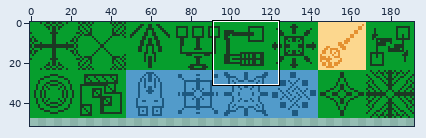
Two versions of one sprite sheet, public/images/game/td/towers.png. Above: a wide view before the commit, with the close-up outlined.
Close-up. Before the edit:
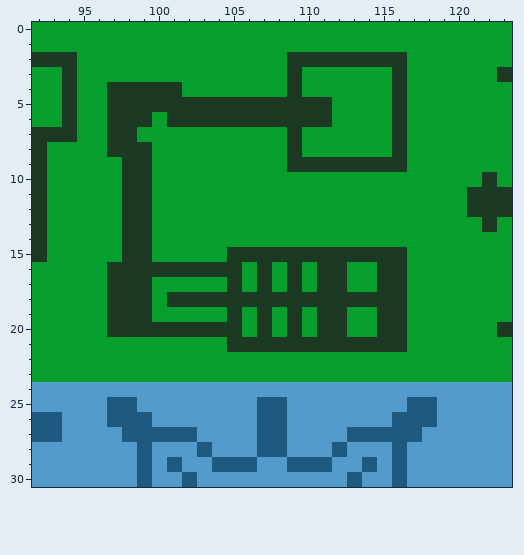
The file is 192x72 pixels. Shown: x 92..123, y 0..30. The wide view leaves out empty margins.
After:
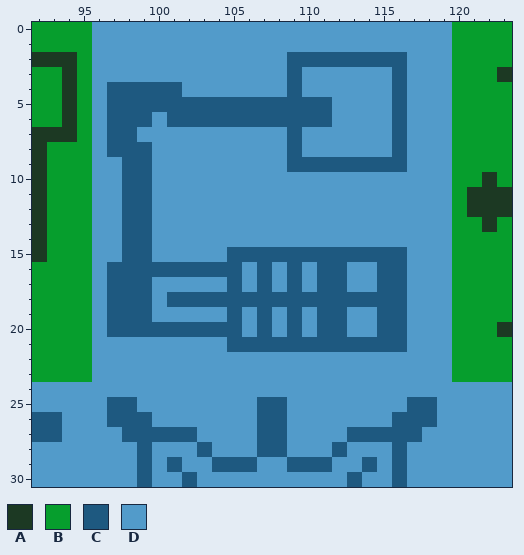
Palette (. is transparent): A #1c3923  B #069e2d  C #1e5980  D #529bca
Change:
@@ x 92..123 @@
- 0 BBBBBBBBBBBBBBBBBBBBBBBBBBBBBBBB
- 1 BBBBBBBBBBBBBBBBBBBBBBBBBBBBBBBB
- 2 AAABBBBBBBBBBBBBBAAAAAAAABBBBBBB
- 3 BBABBBBBBBBBBBBBBABBBBBBABBBBBBA
- 4 BBABBAAAAABBBBBBBABBBBBBABBBBBBB
- 5 BBABBAAAAAAAAAAAAAAABBBBABBBBBBB
- 6 BBABBAAABAAAAAAAAAAABBBBABBBBBBB
- 7 AAABBAABBBBBBBBBBABBBBBBABBBBBBB
- 8 ABBBBAAABBBBBBBBBABBBBBBABBBBBBB
- 9 ABBBBBAABBBBBBBBBAAAAAAAABBBBBBB
-10 ABBBBBAABBBBBBBBBBBBBBBBBBBBBBAB
-11 ABBBBBAABBBBBBBBBBBBBBBBBBBBBAAA
-12 ABBBBBAABBBBBBBBBBBBBBBBBBBBBAAA
-13 ABBBBBAABBBBBBBBBBBBBBBBBBBBBBAB
-14 ABBBBBAABBBBBBBBBBBBBBBBBBBBBBBB
-15 ABBBBBAABBBBBAAAAAAAAAAAABBBBBBB
-16 BBBBBAAAAAAAAABABABAABBAABBBBBBB
-17 BBBBBAAABBBBBABABABAABBAABBBBBBB
-18 BBBBBAAABAAAAAAAAAAAAAAAABBBBBBB
-19 BBBBBAAABBBBBABABABAABBAABBBBBBB
-20 BBBBBAAAAAAAAABABABAABBAABBBBBBA
-21 BBBBBBBBBBBBBAAAAAAAAAAAABBBBBBB
-22 BBBBBBBBBBBBBBBBBBBBBBBBBBBBBBBB
-23 BBBBBBBBBBBBBBBBBBBBBBBBBBBBBBBB
+ 0 BBBBDDDDDDDDDDDDDDDDDDDDDDDDBBBB
+ 1 BBBBDDDDDDDDDDDDDDDDDDDDDDDDBBBB
+ 2 AAABDDDDDDDDDDDDDCCCCCCCCDDDBBBB
+ 3 BBABDDDDDDDDDDDDDCDDDDDDCDDDBBBA
+ 4 BBABDCCCCCDDDDDDDCDDDDDDCDDDBBBB
+ 5 BBABDCCCCCCCCCCCCCCCDDDDCDDDBBBB
+ 6 BBABDCCCDCCCCCCCCCCCDDDDCDDDBBBB
+ 7 AAABDCCDDDDDDDDDDCDDDDDDCDDDBBBB
+ 8 ABBBDCCCDDDDDDDDDCDDDDDDCDDDBBBB
+ 9 ABBBDDCCDDDDDDDDDCCCCCCCCDDDBBBB
+10 ABBBDDCCDDDDDDDDDDDDDDDDDDDDBBAB
+11 ABBBDDCCDDDDDDDDDDDDDDDDDDDDBAAA
+12 ABBBDDCCDDDDDDDDDDDDDDDDDDDDBAAA
+13 ABBBDDCCDDDDDDDDDDDDDDDDDDDDBBAB
+14 ABBBDDCCDDDDDDDDDDDDDDDDDDDDBBBB
+15 ABBBDDCCDDDDDCCCCCCCCCCCCDDDBBBB
+16 BBBBDCCCCCCCCCDCDCDCCDDCCDDDBBBB
+17 BBBBDCCCDDDDDCDCDCDCCDDCCDDDBBBB
+18 BBBBDCCCDCCCCCCCCCCCCCCCCDDDBBBB
+19 BBBBDCCCDDDDDCDCDCDCCDDCCDDDBBBB
+20 BBBBDCCCCCCCCCDCDCDCCDDCCDDDBBBA
+21 BBBBDDDDDDDDDCCCCCCCCCCCCDDDBBBB
+22 BBBBDDDDDDDDDDDDDDDDDDDDDDDDBBBB
+23 BBBBDDDDDDDDDDDDDDDDDDDDDDDDBBBB
 24 DDDDDDDDDDDDDDDDDDDDDDDDDDDDDDDD
